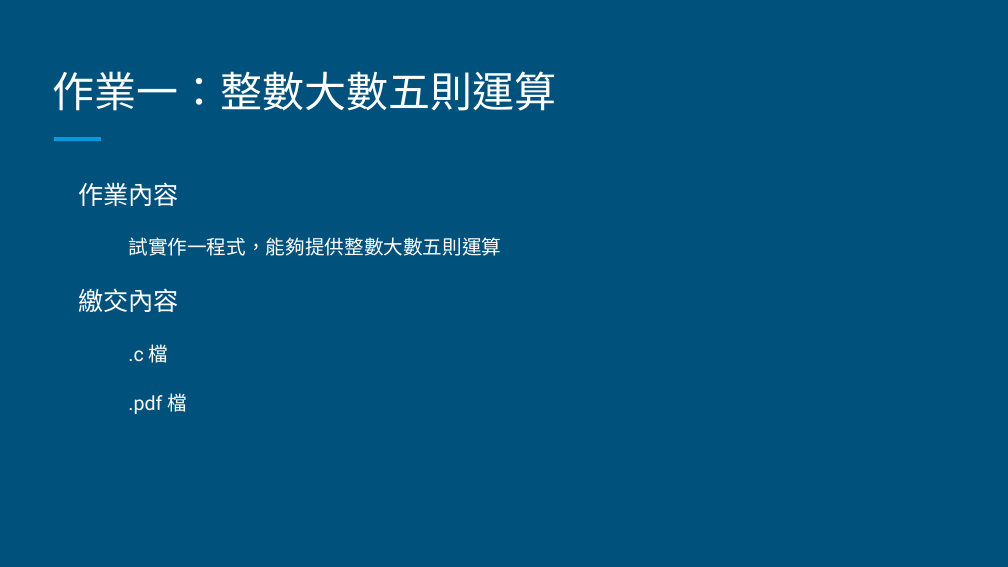
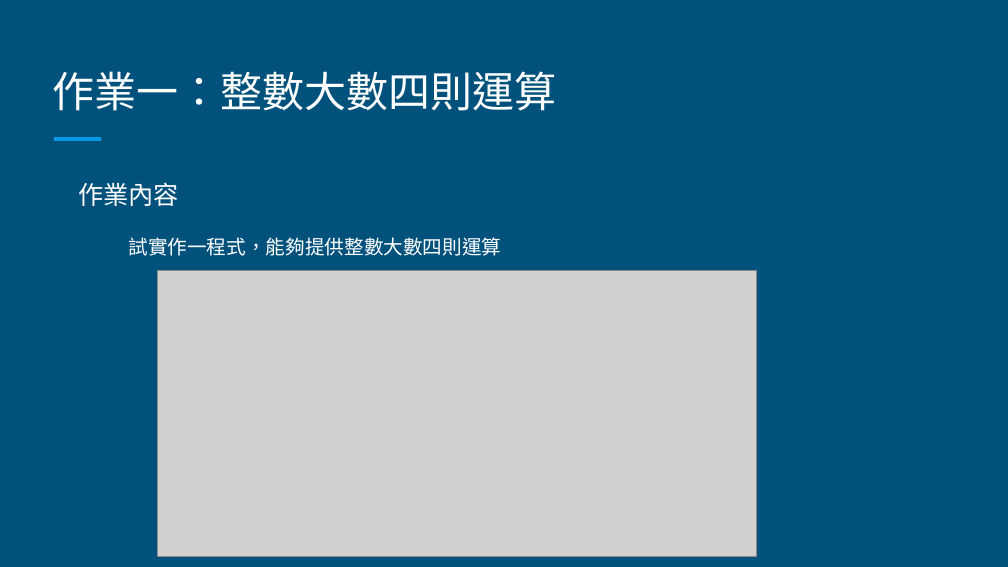
Before and after one commit to commProgramTAs/class, a slide deck: slide 6 of lab4/Lab 04 - 陣列與字串.pptx (slide 5 before the commit). Drawn at 1008x567 pixels with LibreOffice and Linux fonts; fonts in the diff are those of the drawing; grey boxes stand for pictures. Boxes give left, top, right and bottom in pixels: in the first picture for what was removed or moved away, otherwise in the second. Text is boxed around its words. In the diff, an @@ line names an element or a change of style, - is before the commit and + after.

```diff
--- a/lab4/Lab 04 - 陣列與字串.pptx
+++ b/lab4/Lab 04 - 陣列與字串.pptx
@@ title at (x1=53, y1=71, x2=557, y2=111): text changed @@
-作業一：整數大數五則運算
+作業一：整數大數四則運算
@@ text at (x1=128, y1=237, x2=501, y2=256): text changed @@
-  試實作一程式，能夠提供整數大數五則運算
-繳交內容
-  .c 檔
-  .pdf 檔
+  試實作一程式，能夠提供整數大數四則運算
@@ picture added at (x1=157, y1=270, x2=756, y2=556) @@
```
Also in this commit, not shown: 3 other slides changed, 1 slide added, 38 other files.
